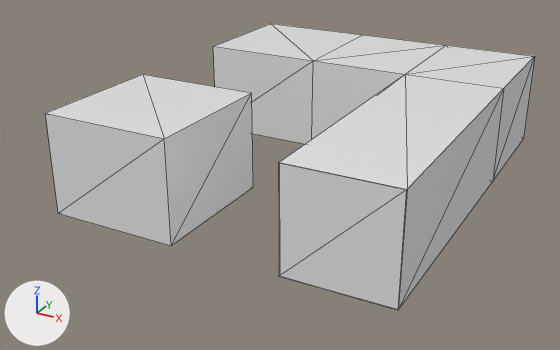
Before and after pictures for a commit that changed the OBJ model Assets/Models/Remade Models/CornerMaze.obj.
One viewpoint serves both versions: a 50 mm lens placed at (27.0, -52.8, 21.6), pointed at (4.0, -11.1, 0.8). Lighting does not change. The marker at lower left points along +X, +Y and +Z. Mesh edges are drawn as thin lines. Where no turn or scale is listed for an object, it has been applied to the vertices.
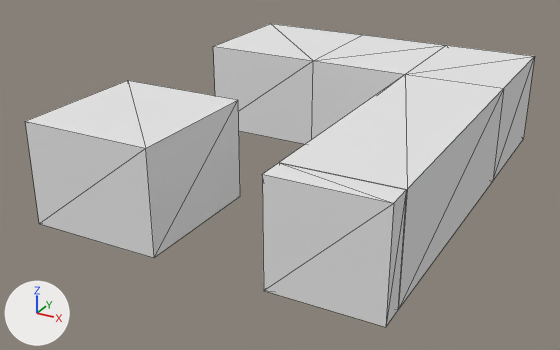
The newer file is also turned or shifted as a whole; pictures and numbers use the older file's frame.

Location of each change, (x1, y1, x2, y2) in pixels of the pictures (560 x 350 px):
```json
{"object": "Cube.005", "change": "reshaped", "before": [46, 24, 534, 310], "after": [25, 24, 534, 327]}
{"part": 1, "of": "me_cube_005", "change": "built on", "before": [46, 75, 406, 310], "after": [25, 81, 406, 327]}
```

Edits to the scene script, one JSON object a line:
```json
{"block": "me_cube_005", "where": "# used by ob_cube_005; location = (0.0, 0.0, 0.0)"}
{"op": "remove", "block": "me_cube_005", "code": "me_cube_005.from_pydata(...)  # 32 vertices, 56 faces; spans x -5.8..16.4, y -21.6..5.1, z 0.2..6.7"}
{"op": "add", "block": "me_cube_005", "code": "me_cube_005.from_pydata(...)  # 36 vertices, 64 faces; spans x -5.8..16.4, y -23.2..5.1, z 0.2..6.7"}
{"block": "me_cube_005", "change": "me_cube_005 part 1"}
{"block": "me_cube_005", "change": "2 faces are deleted"}
{"block": "me_cube_005", "change": "8 vertices in x -5.8..2.8, y -21.6..-12.5, z 0.2..6.7 move by (0.0, -1.6, 0.0)"}
{"block": "me_cube_005", "change": "4 vertices are added at (9.8, -23.2, 6.7), (9.8, -23.2, 0.2), (16.4, -23.2, 6.7), (16.4, -23.2, 0.2)"}
{"block": "me_cube_005", "change": "10 new faces join them"}
```
